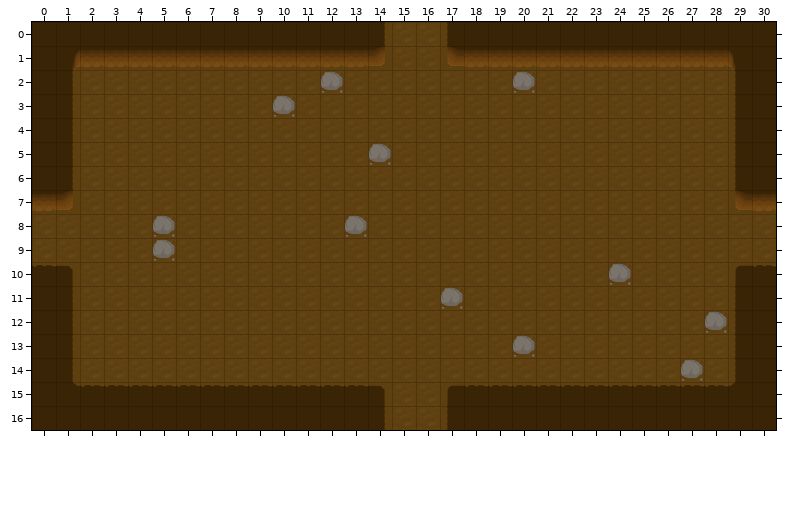
A Tiled map gets an edit: ProjectCrusade/Content/Levels/Level1/Room2.tmx. That is the earlier state.
Cells are 32x32 px. Shown: x 0..30, y 0..16.
Once edited:
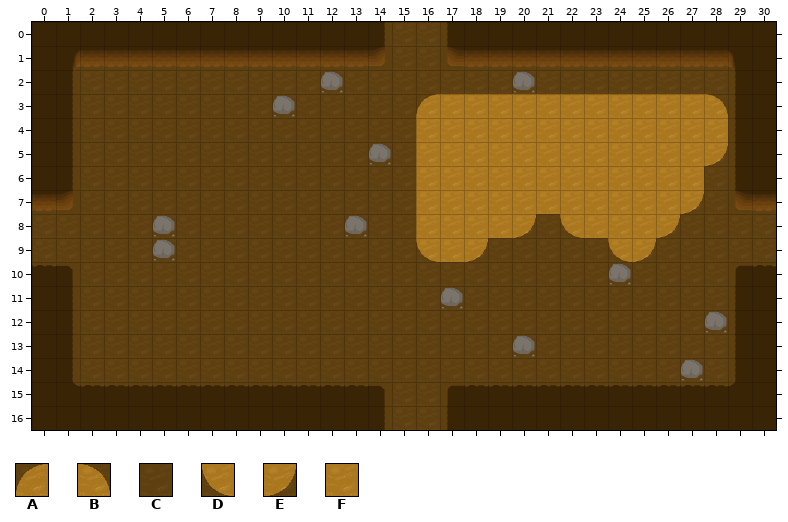
Key: from "Environment": A 8, B 9, C 21, D 24, E 25, F 26.
_ is an empty cell.
The author wrote: New rooms, tiles
From old to new:
Layer "Floor":
Tile A replaces tile C in row 3 at x 16.
Tile B replaces tile C in row 3 at x 28.
Tile D replaces tile C in row 8 at x 22; in row 9 at x 16 and 24.
Tile E replaces tile C in row 5 at x 28; in row 7 at x 27; in row 8 at x 20 and 26; in row 9 at x 18 and 25.
Tile F replaces tile C in row 3 at x 17 to 27; in row 4 at x 16 to 28; in rows 5 to 6 at x 16 to 27; in row 7 at x 16 to 26; in row 8 at x 16 to 19 and 23 to 25; in row 9 at x 17.
Pixel boxes of the changes (left, top, right, bottom) in both pictures:
changed: (416, 94, 728, 262)
